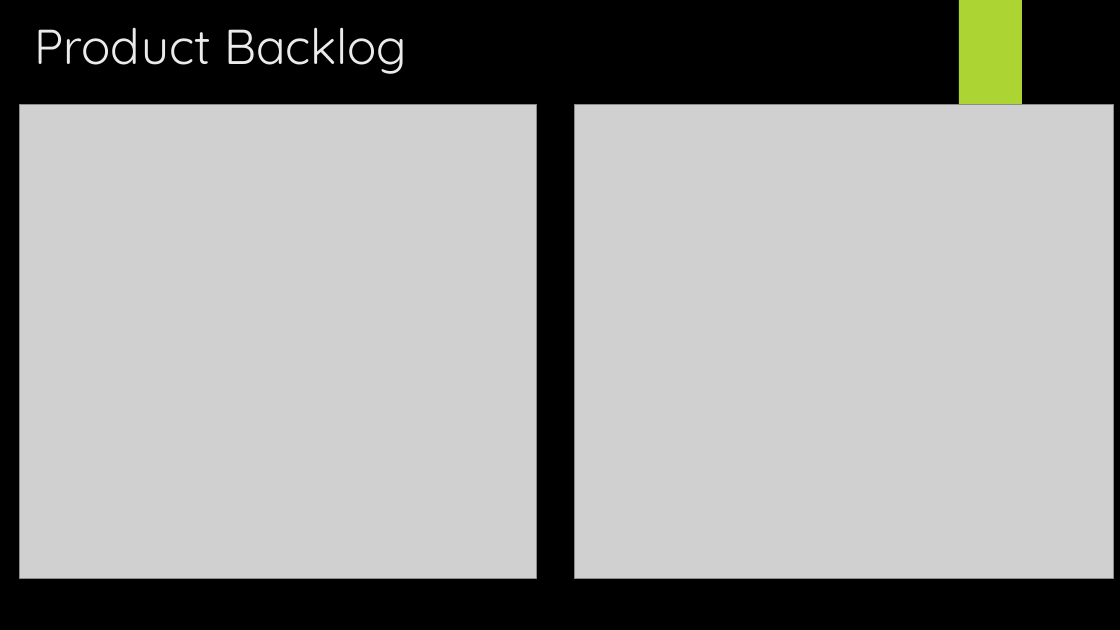
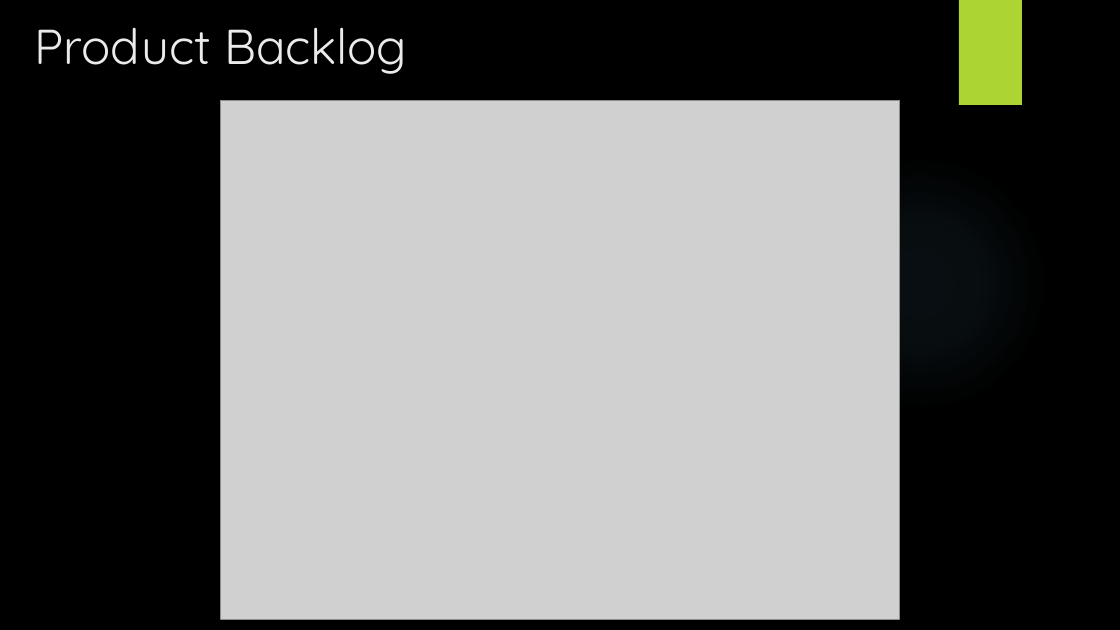
Before and after one commit to luigicorvino/ProgrammableCalculator, a slide deck: slide 4 of ProgrammableCalculator/Presentations/Pre_Game.pptx (slide 5 before the commit). Drawn at 1120x630 pixels with LibreOffice and Linux fonts; fonts in the diff are those of the drawing; grey boxes stand for pictures; background and template pictures are left out. Boxes give left, top, right and bottom in pixels: in the first picture for what was removed or moved away, otherwise in the second. Text is boxed around its words. In the diff, an @@ line names an element or a change of style, - is before the commit and + after.

```diff
--- a/ProgrammableCalculator/Presentations/Pre_Game.pptx
+++ b/ProgrammableCalculator/Presentations/Pre_Game.pptx
@@ picture removed at (19, 104, 537, 578) @@
@@ picture added at (220, 100, 900, 618) @@
@@ picture removed at (574, 104, 1113, 578) @@
@@ ellipse added at (791, 154, 1049, 413), fill gradient #7AC4F0 @@
```
Also in this commit, not shown: 2 other slides changed, 12 slides added, 3 slides removed, 5 other files.
